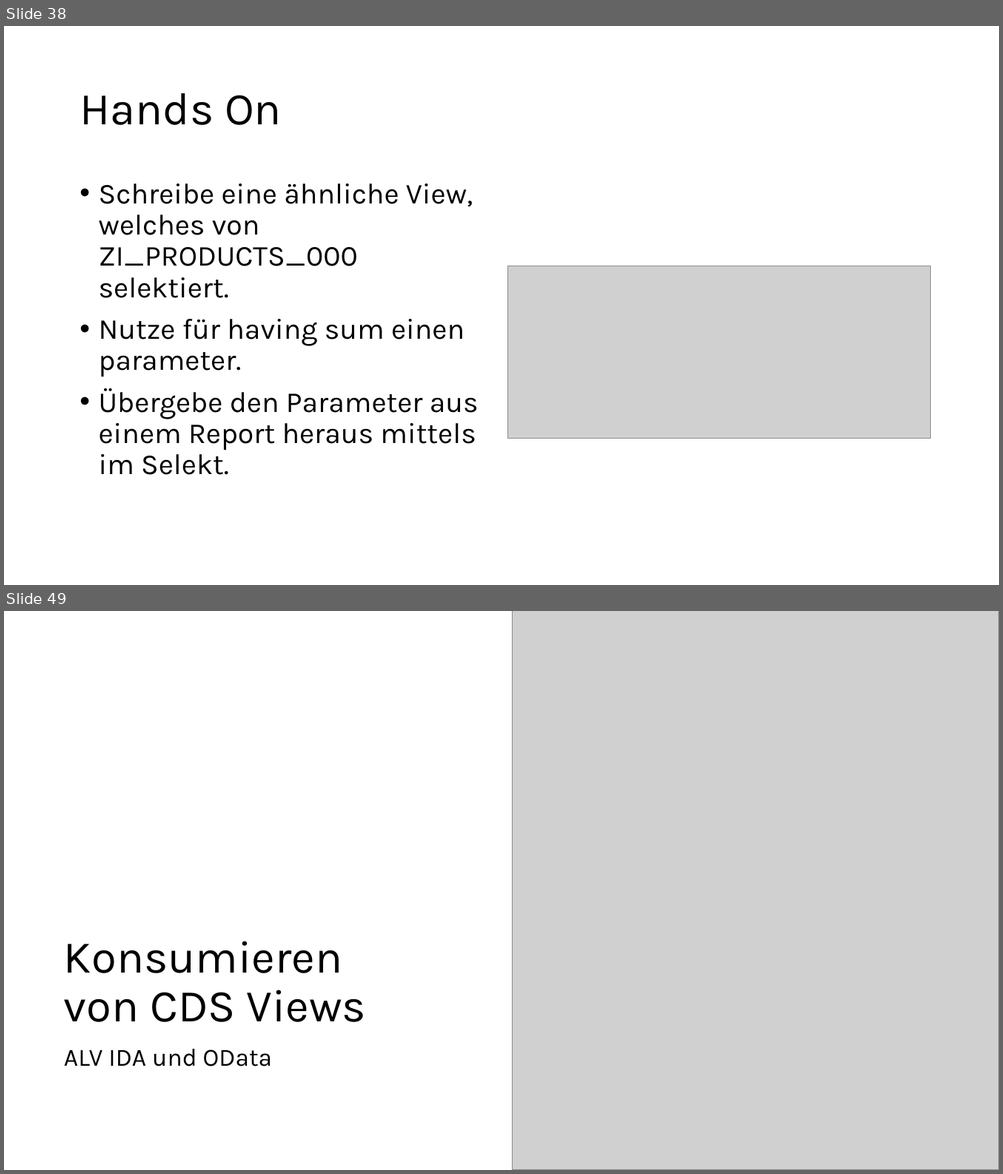
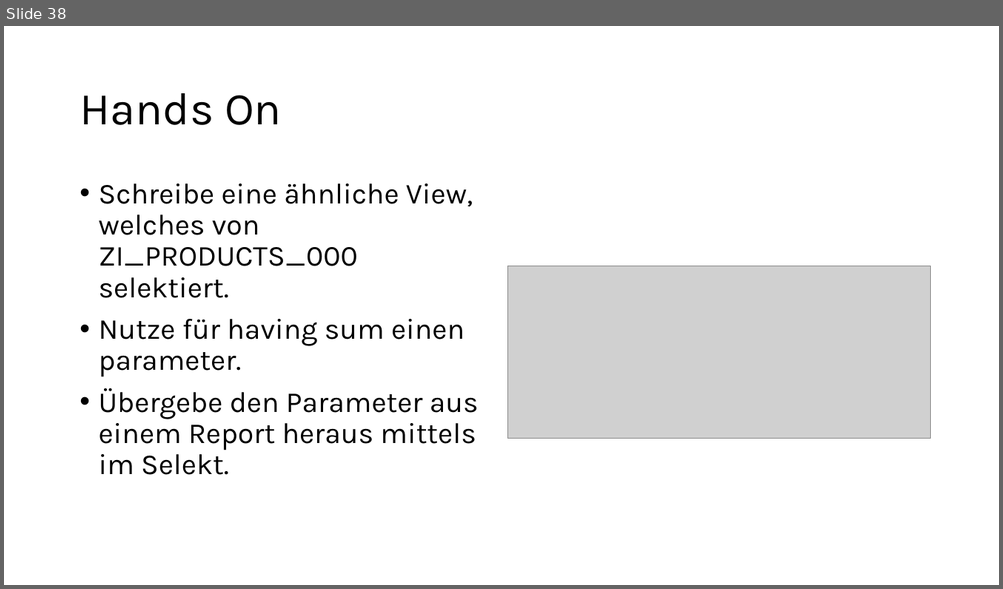
Before and after one commit to DevelopmentBvise/Schulung, a slide deck: CDS presentation/Tag1_Data Modeling with Core Data Services.pptx. Shown one above the other, each under a label of ours: slides 38 and 49 before the commit, slide 38 after it; the slides between them are not shown. The pictures are 1003x1174 and 1003x589 pixels, drawn with LibreOffice and Linux fonts; fonts in the diff are those of the drawing; grey boxes stand for pictures. Boxes give left, top, right and bottom in pixels: in the first picture for what was removed or moved away, otherwise in the second. Text is boxed around its words. In the diff, an @@ line names an element or a change of style, - is before the commit and + after.

```diff
--- a/CDS presentation/Tag1_Data Modeling with Core Data Services.pptx
+++ b/CDS presentation/Tag1_Data Modeling with Core Data Services.pptx
@@ slide 49 removed at bbox=[4, 611, 999, 1170], background #FFFFFF @@
@@ picture removed at bbox=[512, 611, 999, 1170] @@
@@ title removed at bbox=[64, 941, 365, 1022] @@
-Konsumieren von CDS Views
@@ subtitle removed at bbox=[64, 1049, 272, 1067] @@
-ALV IDA und OData
```
Also in this commit, not shown: 1 slide changed, 12 other slides removed.
